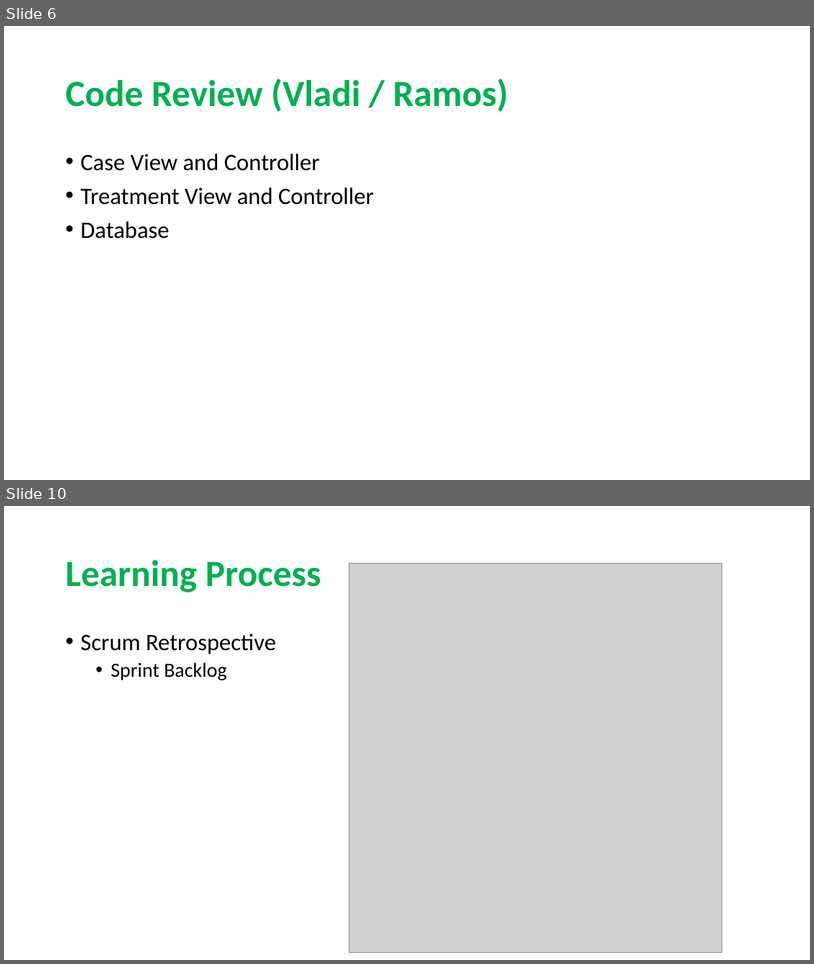
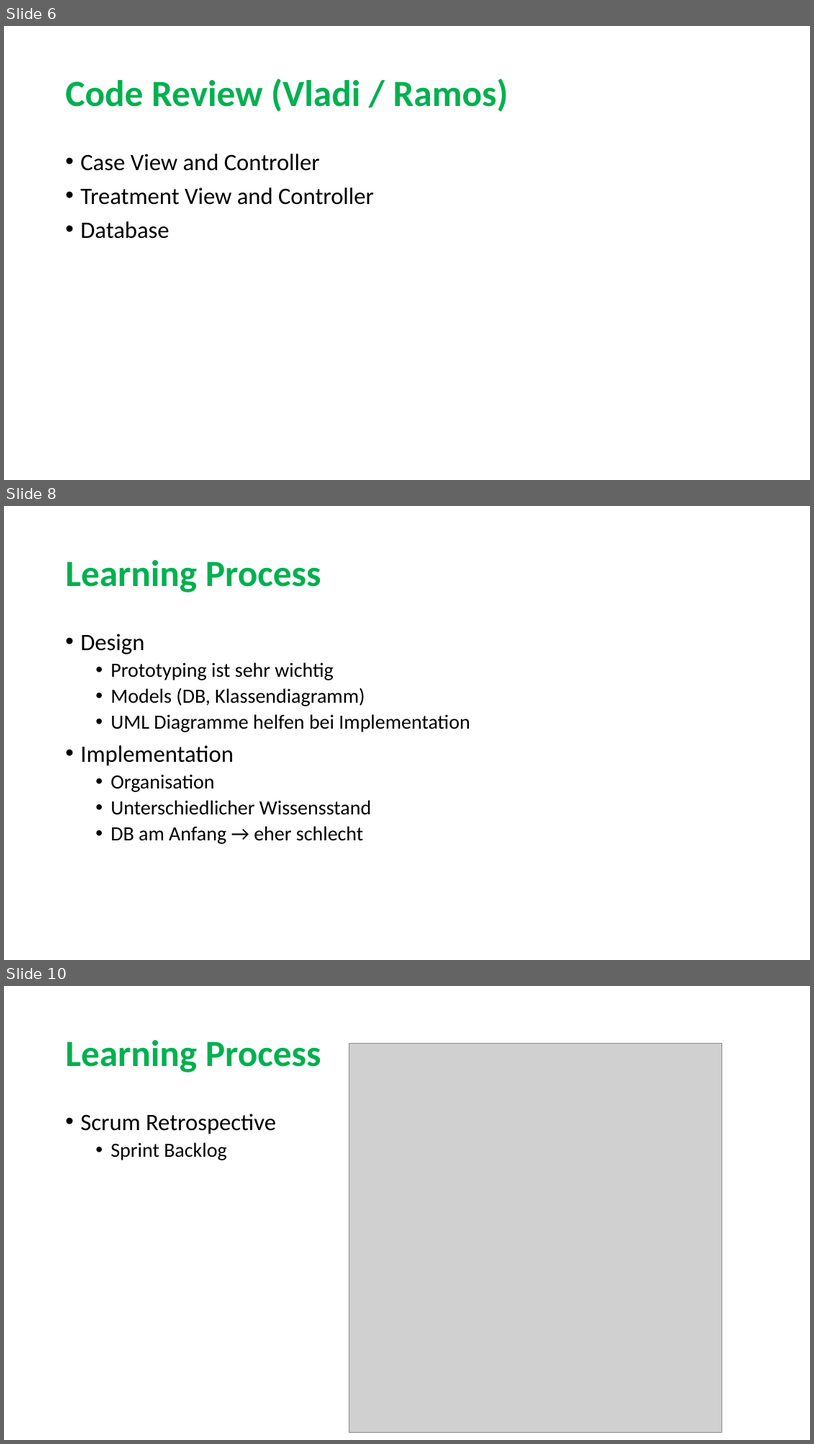
Before and after one commit to sarahmele/ch.bfh.btx8081.w2015.green, a slide deck: doc/task14/Task14.pptx. Shown one above the other, each under a label of ours: slides 6 and 10 before the commit, slides 6, 8 and 10 after it; the slides between them are not shown. The pictures are 814x964 and 814x1444 pixels, drawn with LibreOffice and Linux fonts; fonts in the diff are those of the drawing; grey boxes stand for pictures. Boxes give left, top, right and bottom in pixels: in the first picture for what was removed or moved away, otherwise in the second. Text is boxed around its words. In the diff, an @@ line names an element or a change of style, - is before the commit and + after.

```diff
--- a/doc/task14/Task14.pptx
+++ b/doc/task14/Task14.pptx
@@ slide 8 added at bbox=[4, 506, 810, 960], background #FFFFFF @@
@@ title added at bbox=[65, 560, 322, 592], 44 pt, text #00B050, bold @@
+Learning Process
@@ text added at bbox=[80, 633, 470, 844], 24 pt, text #000000 @@
+• Design
+  • Prototyping ist sehr wichtig
+  • Models (DB, Klassendiagramm)
+  • UML Diagramme helfen bei Implementation
+• Implementation
+  • Organisation
+  • Unterschiedlicher Wissensstand
+  • DB am Anfang → eher schlecht
```
Also in this commit, not shown: 3 slides changed, 1 other slide added, 1 slide removed.
